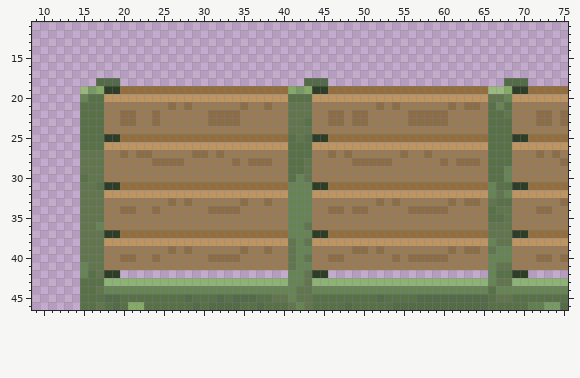
Pixel-art file, stored at Assets/art/Pershing/MILTARY TRUCK.aseprite. That is the earlier state.
252x115 pixels, 1 frame. Pixels under 10% opacity are left out. Colours within 5 levels of each other are drawn and written as one. Shown: x 9..75, y 11..46. The commit also changed other parts of the picture, which this record leaves out.
New version:
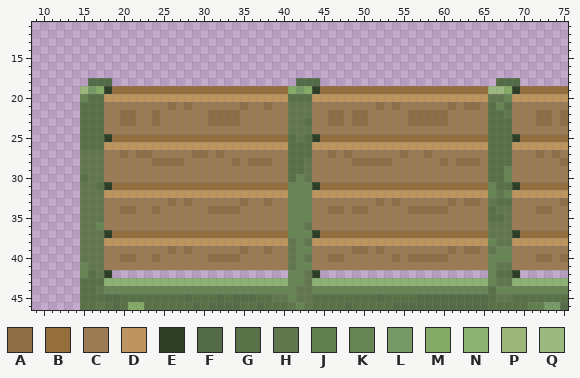
Palette (. is transparent): A #8c6d46  B #956e3d  C #9a7b53  D #be9561  E #2e3e26  F #536b47  G #587147  H #62764e  J #617f4f  K #678455  L #779965  M #85aa65  N #8cb274  P #9bb678  Q #9bb97f
Change:
--- layer "background"
@@ x 9..75 @@
 17 ...................................................................
-18 ........FFF.......................FFF......................FFF.....
-19 ......PLMEEBBBBBBBBBBBBBBBBBBBBBMLMEEBBBBBBBBBBBBBBBBBBBBQQMEEBBBBB
+18 .......FFF.......................FFF......................FFF......
+19 ......PLMEBBBBBBBBBBBBBBBBBBBBBBMLMEBBBBBBBBBBBBBBBBBBBBBQQMEBBBBBB
 20 ......KGGDDDDDDDDDDDDDDDDDDDDDDDGGGDDDDDDDDDDDDDDDDDDDDDDHHKDDDDDDD
@@ x 9..75 @@
 24 ......GGGCCCCCCCCCCCCCCCCCCCCCCCHHHCCCCCCCCCCCCCCCCCCCCCCGGGCCCCCCC
-25 ......GGGEEBBBBBBBBBBBBBBBBBBBBBGHGEEBBBBBBBBBBBBBBBBBBBBGGGEEBBBBB
+25 ......GGGEBBBBBBBBBBBBBBBBBBBBBBGHGEBBBBBBBBBBBBBBBBBBBBBGGGEBBBBBB
 26 ......GGGDDDDDDDDDDDDDDDDDDDDDDDGGGDDDDDDDDDDDDDDDDDDDDDDGGGDDDDDDD
@@ x 9..75 @@
 30 ......GHHCCCCCCCCCCCCCCCCCCCCCCCGKHCCCCCCCCCCCCCCCCCCCCCCGGKCCCCCCC
-31 ......HHGEEBBBBBBBBBBBBBBBBBBBBBKKKEEBBBBBBBBBBBBBBBBBBBBKGGEEBBBBB
+31 ......HHGEBBBBBBBBBBBBBBBBBBBBBBKKKEBBBBBBBBBBBBBBBBBBBBBKGGEBBBBBB
 32 ......HHHDDDDDDDDDDDDDDDDDDDDDDDKKKDDDDDDDDDDDDDDDDDDDDDDKHKDDDDDDD
@@ x 9..75 @@
 36 ......HHKCCCCCCCCCCCCCCCCCCCCCCCKKHCCCCCCCCCCCCCCCCCCCCCCHHHCCCCCCC
-37 ......HHHEEBBBBBBBBBBBBBBBBBBBBBKKKEEBBBBBBBBBBBBBBBBBBBBHHHEEBBBBB
+37 ......HHHEBBBBBBBBBBBBBBBBBBBBBBKKKEBBBBBBBBBBBBBBBBBBBBBHHHEBBBBBB
 38 ......HHHDDDDDDDDDDDDDDDDDDDDDDDHKHDDDDDDDDDDDDDDDDDDDDDDKHHDDDDDDD
@@ x 9..75 @@
 41 ......KHHCCCCCCCCCCCCCCCCCCCCCCCHKKCCCCCCCCCCCCCCCCCCCCCCKHHCCCCCCC
-42 ......KGHEE.....................KKHEE....................KGGEE.....
+42 ......KGHE......................KKHE.....................KGGE......
 43 ......GGGNNNNNNNNNNNNNNNNNNNNNNNKKHNNNNNNNNNNNNNNNNNNNNNNKHHNNNNNNN
